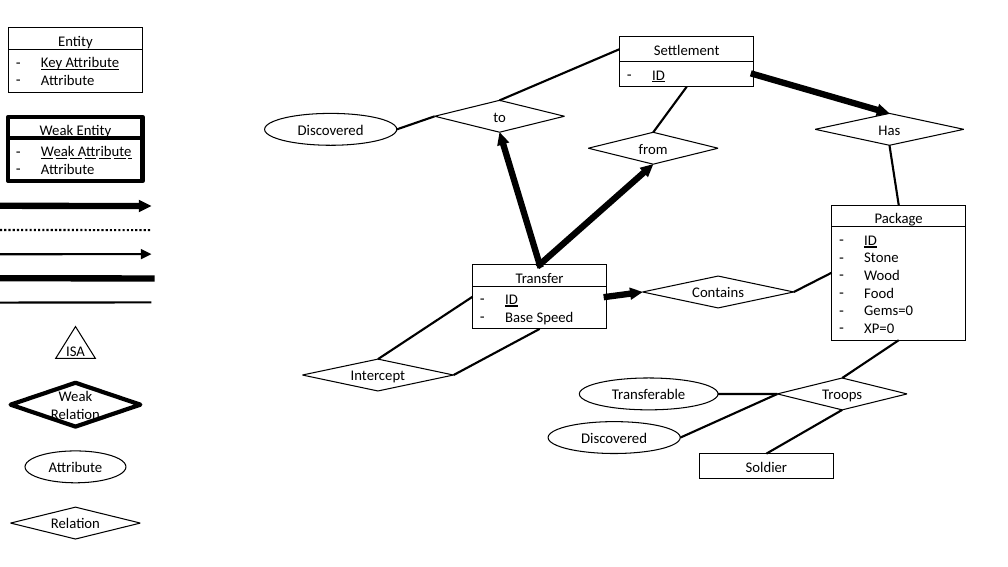
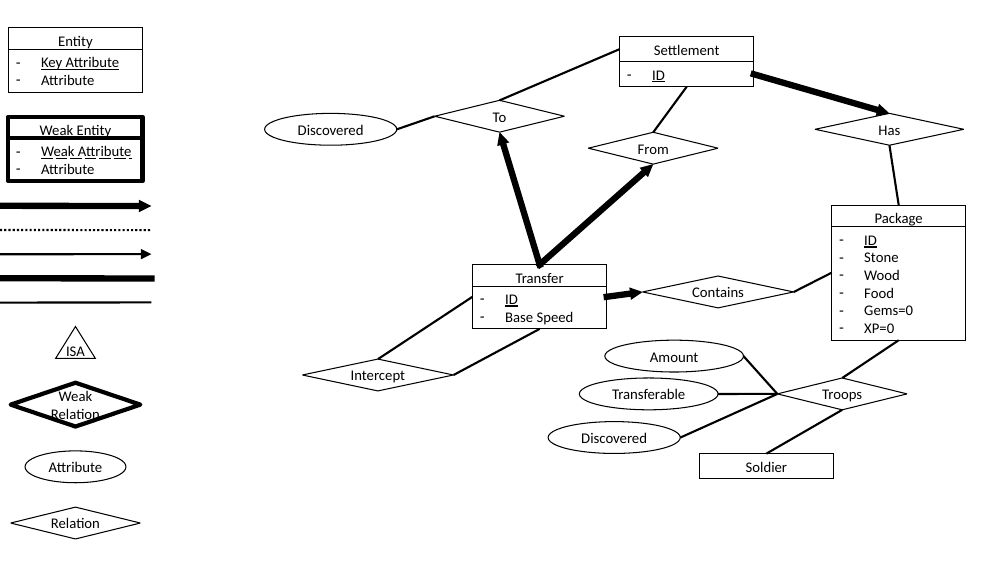
Before and after one commit to JeCheeseSmith/Clash-of-ppdb-s, a slide deck: slide 3 of documentation/Database Design.pptx. Drawn at 1008x567 pixels with LibreOffice and Linux fonts; fonts in the diff are those of the drawing; background and template pictures are left out. Boxes give left, top, right and bottom in pixels: in the first picture for what was removed or moved away, otherwise in the second. Text is boxed around its words. In the diff, an @@ line names an element or a change of style, - is before the commit and + after.

```diff
--- a/documentation/Database Design.pptx
+++ b/documentation/Database Design.pptx
@@ text in diamond at [493,112,507,122]: text changed @@
-to
+To
@@ text in diamond at [638,144,669,154]: text changed @@
-from
+From
@@ ellipse added at [605,340,744,372], outline #000000 1 pt, 14.1 pt, text #000000 @@
+Amount
@@ line added from (777, 394) to (744, 356), #000000 2 pt @@
```
Also in this commit, not shown: 2 other slides changed.
